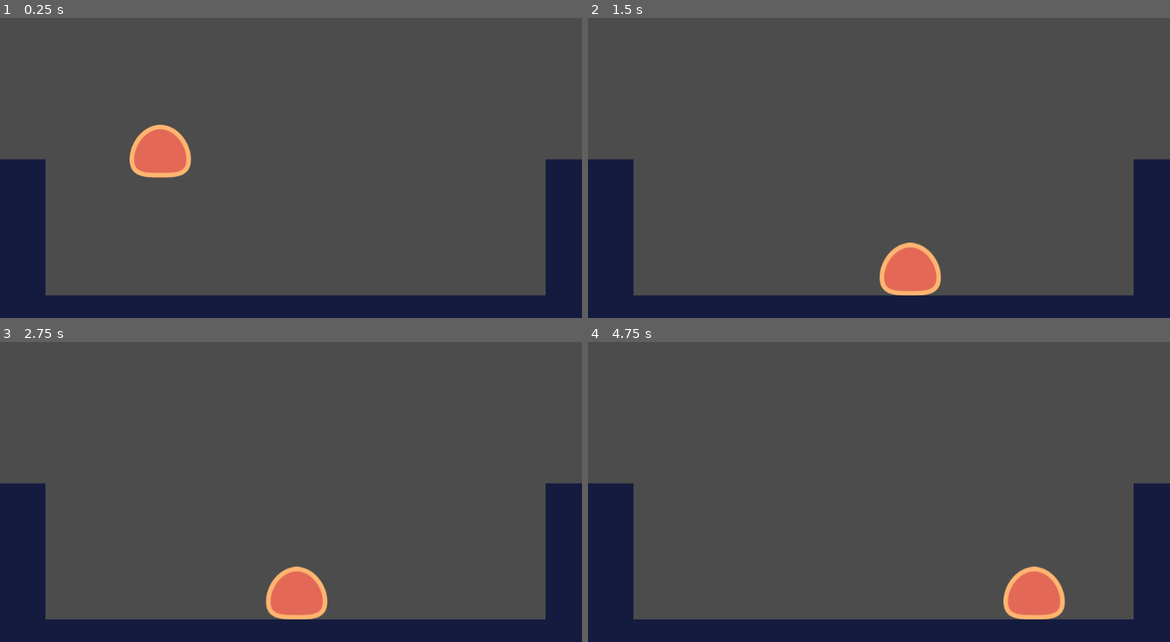
Above: before the commit, frames 1-4 (two rows, left to right).
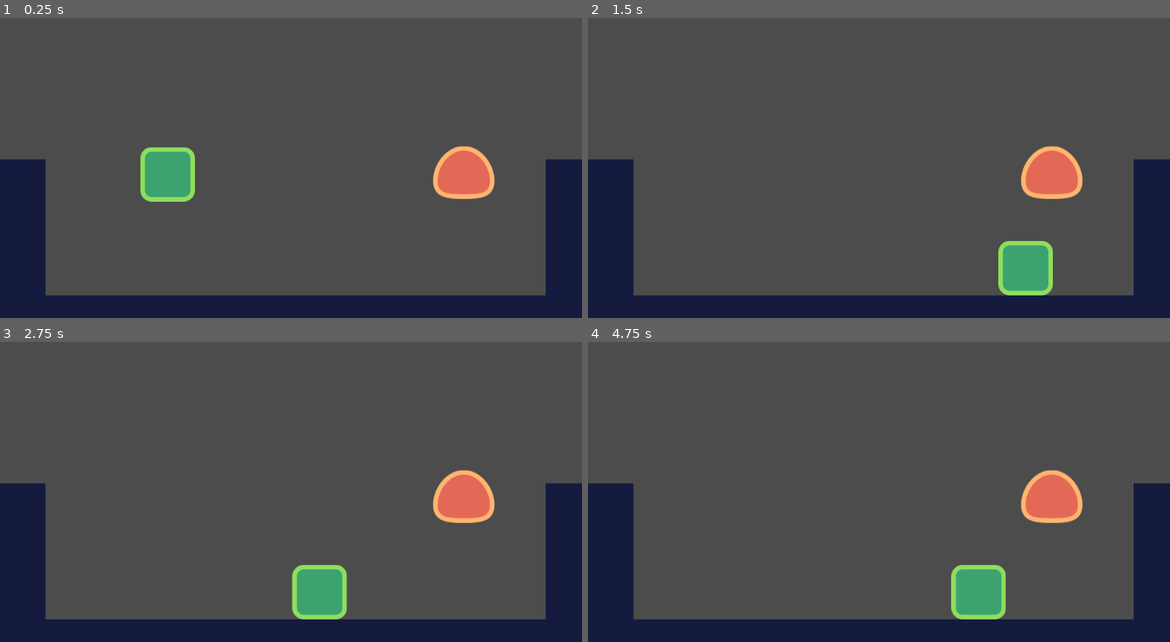
Above: after the commit, the same moments.

Repository: athomicus/Platformer
Game: Godot game, scene res://src/Levels/LevelTemplate.tscn
The game is run twice, just before and just after one commit, with the same random seed, the same clock (stepped at 60 frames per second) and the same inputs. The project has no main scene, so this scene is started directly.
Inputs:
- Up to frame 1 (0.25 s): no input
- Up to frame 2 (1.5 s): hold D (move_right) from 0.53 s (still down); tap W (move_up) at 0.77 s
- Up to frame 3 (2.75 s): tap W (move_up) at 1.52 s; release D (move_right) at 2.03 s; hold A (move_left) from 2.03 s (still down)
- Up to frame 4 (4.75 s): release A (move_left) at 2.78 s; hold D (move_right) 2.78-4.28 s; tap W (move_up) at 3.02, 3.77, 4.52 s; hold A (move_left) from 4.28 s (still down)

The runs differ from the first frame. In frame 1, 3.9% of the frame differs, in the area x 22-85%, y 35-62%; in frame 2, 4.7%, in the area x 50-85%, y 42-93%; in frame 3, 3.8%; in frame 4, 4.7%.

Commit message:
Godot files added

Diff:
--- a/src/Actor/Eemy.gd
+++ b/src/Actor/Enemy.gd
@@ -1,16 +1,20 @@
-extends "res://src/Actor/Player.gd"
+extends Actor
+
 
 
 # Declare member variables here. Examples:
 # var a: int = 2
 # var b: String = "text"
 
+func _physics_process(delta) -> void:
+	var c: = 0
 
 # Called when the node enters the scene tree for the first time.
 func _ready() -> void:
 	pass # Replace with function body.
 
 
+
 # Called every frame. 'delta' is the elapsed time since the previous frame.
 #func _process(delta: float) -> void:
 #	pass
--- a/src/Actor/Player.tscn
+++ b/src/Actor/_Enemy.tscn
@@ -1,6 +1,6 @@
 [gd_scene load_steps=4 format=2]
 
-[ext_resource path="res://src/Actor/Eemy.gd" type="Script" id=1]
+[ext_resource path="res://src/Actor/Enemy.gd" type="Script" id=1]
 [ext_resource path="res://Assets/enemy.png" type="Texture" id=2]
 
 [sub_resource type="RectangleShape2D" id=1]
--- a/src/Levels/LevelTemplate.tscn
+++ b/src/Levels/LevelTemplate.tscn
@@ -1,7 +1,8 @@
-[gd_scene load_steps=7 format=2]
+[gd_scene load_steps=8 format=2]
 
 [ext_resource path="res://Assets/tileset.png" type="Texture" id=1]
-[ext_resource path="res://src/Actor/Player.tscn" type="PackedScene" id=2]
+[ext_resource path="res://src/Actor/_Enemy.tscn" type="PackedScene" id=2]
+[ext_resource path="res://src/Actor/_Player.tscn" type="PackedScene" id=3]
 
 [sub_resource type="ConvexPolygonShape2D" id=1]
 points = PoolVector2Array( 0, 0, 80, 0, 80, 80, 0, 80 )
@@ -87,5 +88,8 @@
 format = 1
 tile_data = PoolIntArray( 262144, 0, 0, 262156, 0, 0, 327680, 0, 0, 327692, 0, 0, 393216, 0, 0, 393228, 0, 0, 458752, 0, 0, 458753, 0, 0, 458754, 0, 0, 458755, 0, 0, 458756, 0, 0, 458757, 0, 0, 458758, 0, 0, 458759, 0, 0, 458760, 0, 0, 458761, 0, 0, 458762, 0, 0, 458763, 0, 0, 458764, 0, 0 )
 
-[node name="Player" parent="." instance=ExtResource( 2 )]
-position = Vector2( 282, 166 )
+[node name="Player" parent="." instance=ExtResource( 3 )]
+position = Vector2( 295, 207 )
+
+[node name="Enemy" parent="." instance=ExtResource( 2 )]
+position = Vector2( 816, 391 )
Renamed: src/Actor/Enemy.tscn -> src/Actor/_Player.tscn
